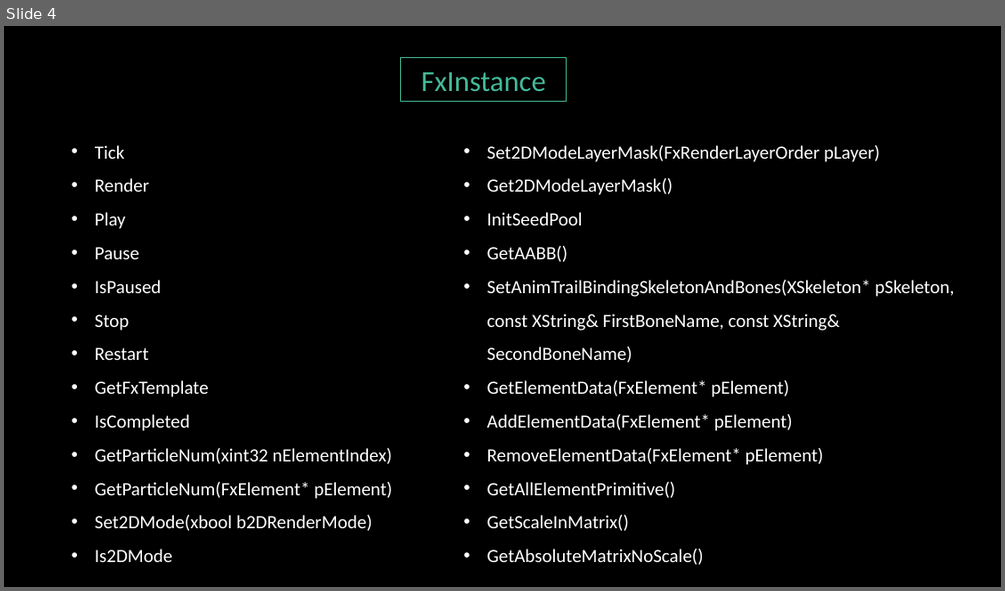
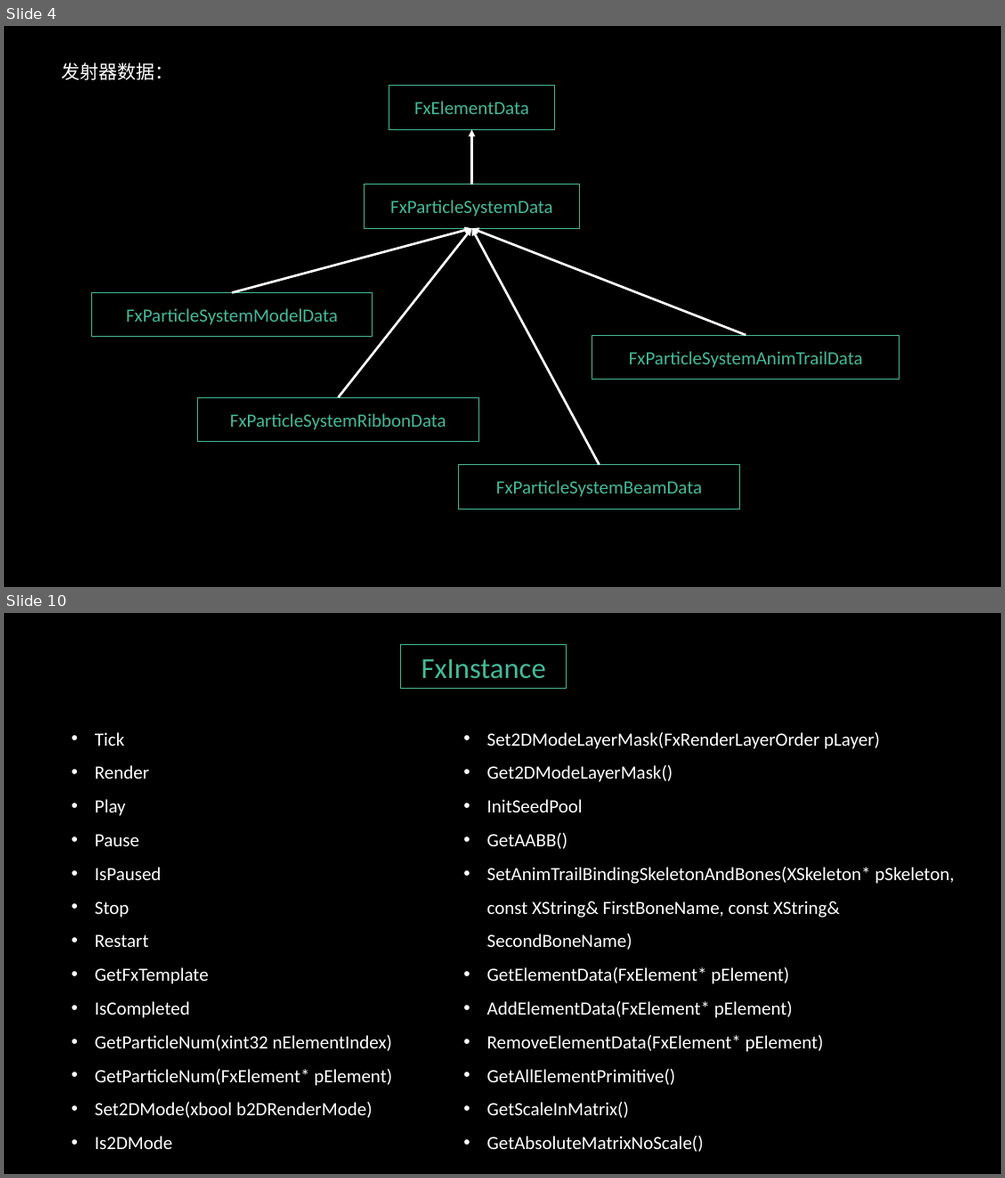
Before and after one commit to greatwallgoogle/Learnings, a slide deck: engine/粒子系统/Particle.pptx. Shown one above the other, each under a label of ours: slide 4 before the commit, slides 4 and 10 after it; the slides between them are not shown. The pictures are 1005x591 and 1005x1178 pixels, drawn with LibreOffice and Linux fonts; fonts in the diff are those of the drawing; background and template pictures are left out. Boxes give left, top, right and bottom in pixels: in the first picture for what was removed or moved away, otherwise in the second. Text is boxed around its words. In the diff, an @@ line names an element or a change of style, - is before the commit and + after.

```diff
--- a/engine/粒子系统/Particle.pptx
+++ b/engine/粒子系统/Particle.pptx
@@ slide 4 added at box(4, 26, 1001, 587), background picture (left out) @@
@@ text added at box(62, 62, 174, 80), 18 pt, text #FFFFFF @@
+发射器数据：
@@ rectangle added at box(389, 86, 555, 130), outline #44BA98 0.75 pt, 18 pt, text #44BA98 @@
+FxElementData
@@ arrow added from (472, 184) to (472, 129), #FFFFFF 2.25 pt @@
@@ rectangle added at box(364, 184, 580, 229), outline #44BA98 0.75 pt, 18 pt, text #44BA98 @@
+FxParticleSystemData
@@ arrow added from (232, 293) to (472, 229), #FFFFFF 2.25 pt @@
@@ arrow added from (339, 398) to (472, 229), #FFFFFF 2.25 pt @@
@@ arrow added from (745, 335) to (472, 229), #FFFFFF 2.25 pt @@
@@ arrow added from (599, 465) to (472, 229), #FFFFFF 2.25 pt @@
@@ rectangle added at box(91, 293, 372, 338), outline #44BA98 0.75 pt, 18 pt, text #44BA98 @@
+FxParticleSystemModelData
@@ rectangle added at box(592, 335, 900, 379), outline #44BA98 0.75 pt, 18 pt, text #44BA98 @@
+FxParticleSystemAnimTrailData
@@ rectangle added at box(198, 398, 479, 442), outline #44BA98 0.75 pt, 18 pt, text #44BA98 @@
+FxParticleSystemRibbonData
@@ rectangle added at box(459, 465, 740, 509), outline #44BA98 0.75 pt, 18 pt, text #44BA98 @@
+FxParticleSystemBeamData
@@ what was slide 4 is now slide 10 @@
```
Also in this commit, not shown: 3 slides changed, 5 other slides added.
